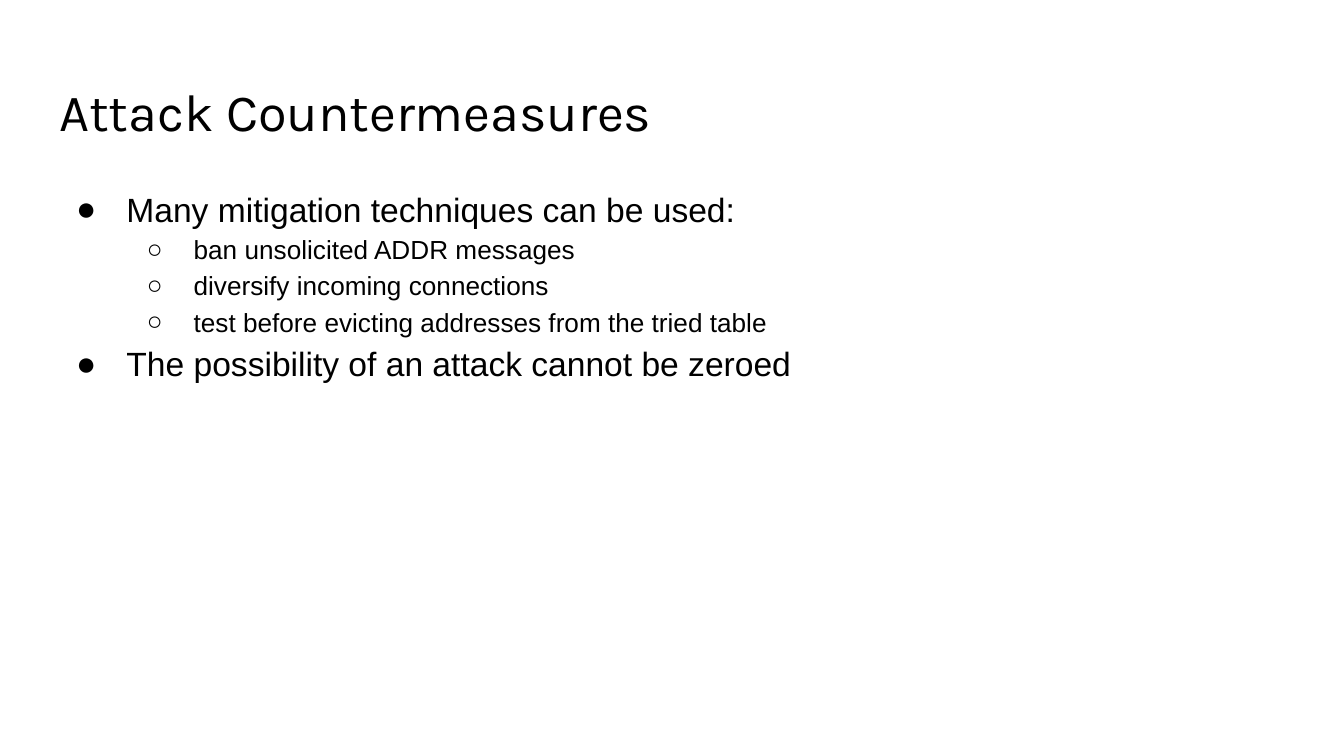
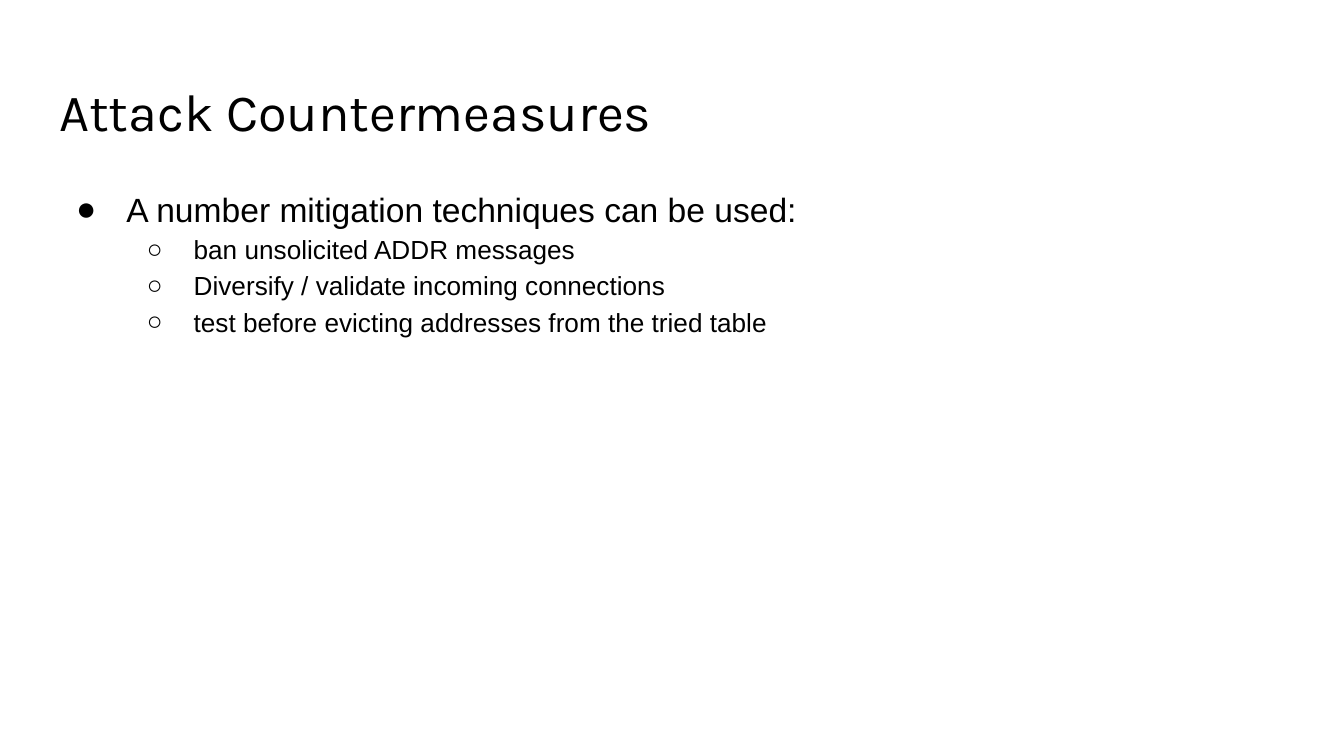
Before and after one commit to solegga/blockchaincourse, a slide deck: slide 76 of BDL2024 - 08 - Anonymity and Privacy, Network Security, Wallets.pptx. Drawn at 1344x756 pixels with LibreOffice and Linux fonts; fonts in the diff are those of the drawing. Boxes give left, top, right and bottom in pixels: in the first picture for what was removed or moved away, otherwise in the second. Text is boxed around its words. In the diff, an @@ line names an element or a change of style, - is before the commit and + after.

```diff
--- a/BDL2024 - 08 - Anonymity and Privacy, Network Security, Wallets.pptx
+++ b/BDL2024 - 08 - Anonymity and Privacy, Network Security, Wallets.pptx
@@ text at [126,197,796,228]: text changed @@
-● Many mitigation techniques can be used:
+● A number mitigation techniques can be used:
@@ text at [194,276,665,301]: text changed @@
-  ○ diversify incoming connections
+  ○ Diversify / validate incoming connections
@@ text at [126,351,791,382]: paragraph removed @@
-● The possibility of an attack cannot be zeroed
```
Also in this commit, not shown: 6 other slides changed, 2 other files.
